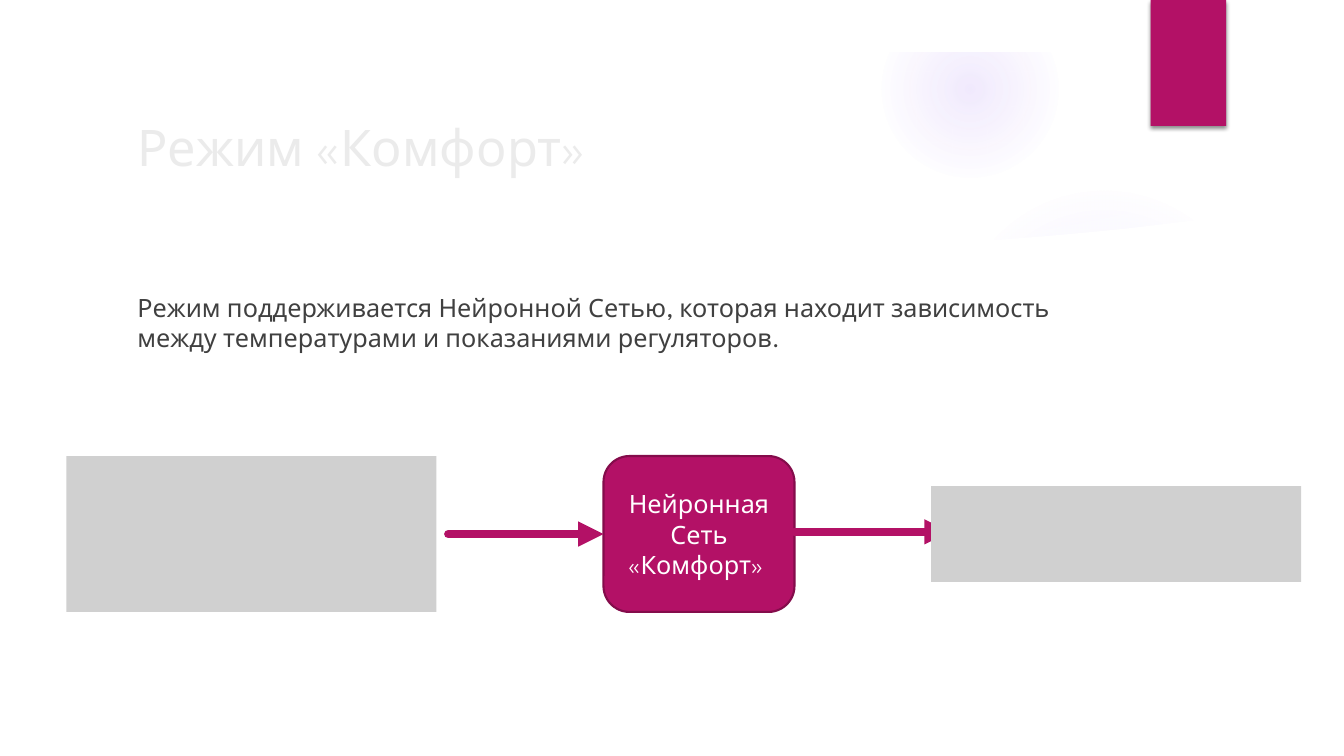
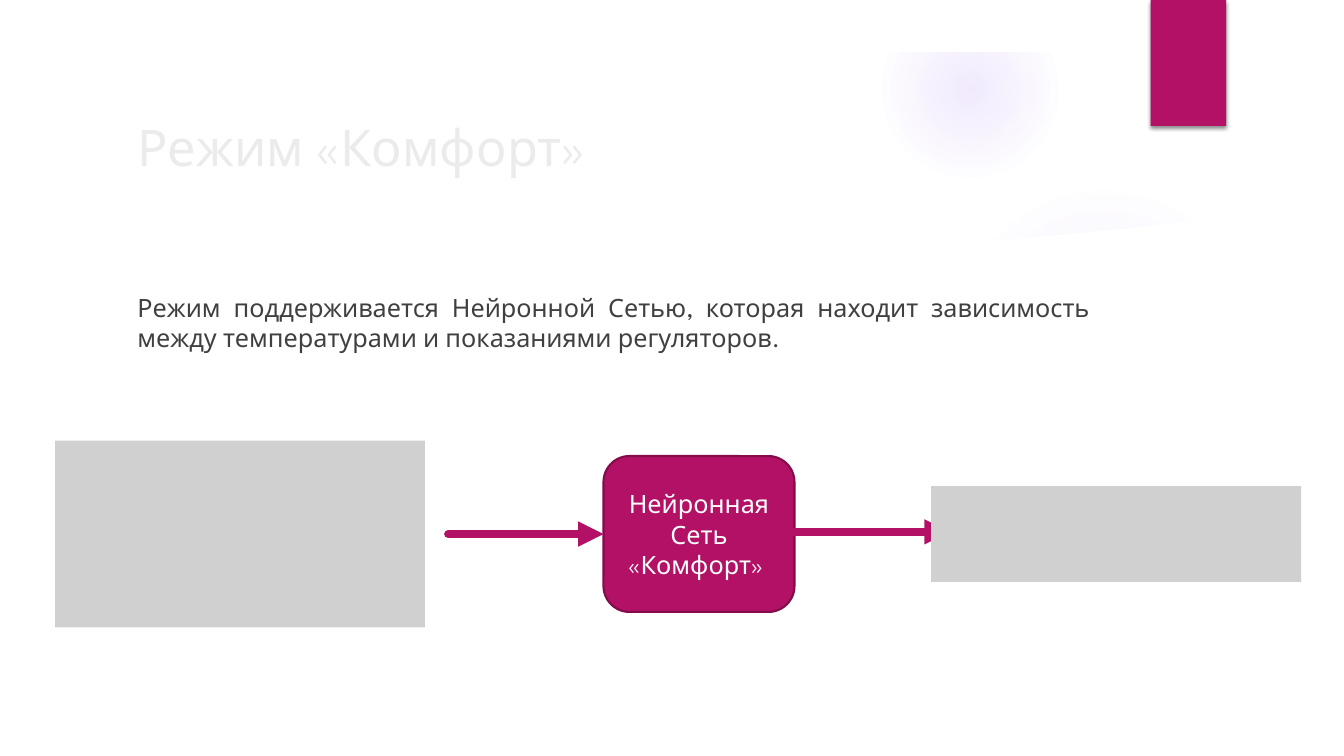
Before and after one commit to Corvin71/neuro-hack, a slide deck: slide 7 of present.pptx. Drawn at 1344x756 pixels with LibreOffice and Linux fonts; fonts in the diff are those of the drawing; grey boxes stand for pictures; background and template pictures are left out. Boxes give left, top, right and bottom in pixels: in the first picture for what was removed or moved away, otherwise in the second. Text is boxed around its words. In the diff, an @@ line names an element or a change of style, - is before the commit and + after.

```diff
--- a/present.pptx
+++ b/present.pptx
@@ text "Режим поддерживается Нейронной Сетью, которая ..." at (137, 298, 1089, 353): alignment left to justified @@
@@ picture: place and size @@
-picture at (67, 456, 437, 612)
+picture at (55, 441, 425, 627)
```
Also in this commit, not shown: 1 other slide changed, 2 slides added, 1 slide removed.
